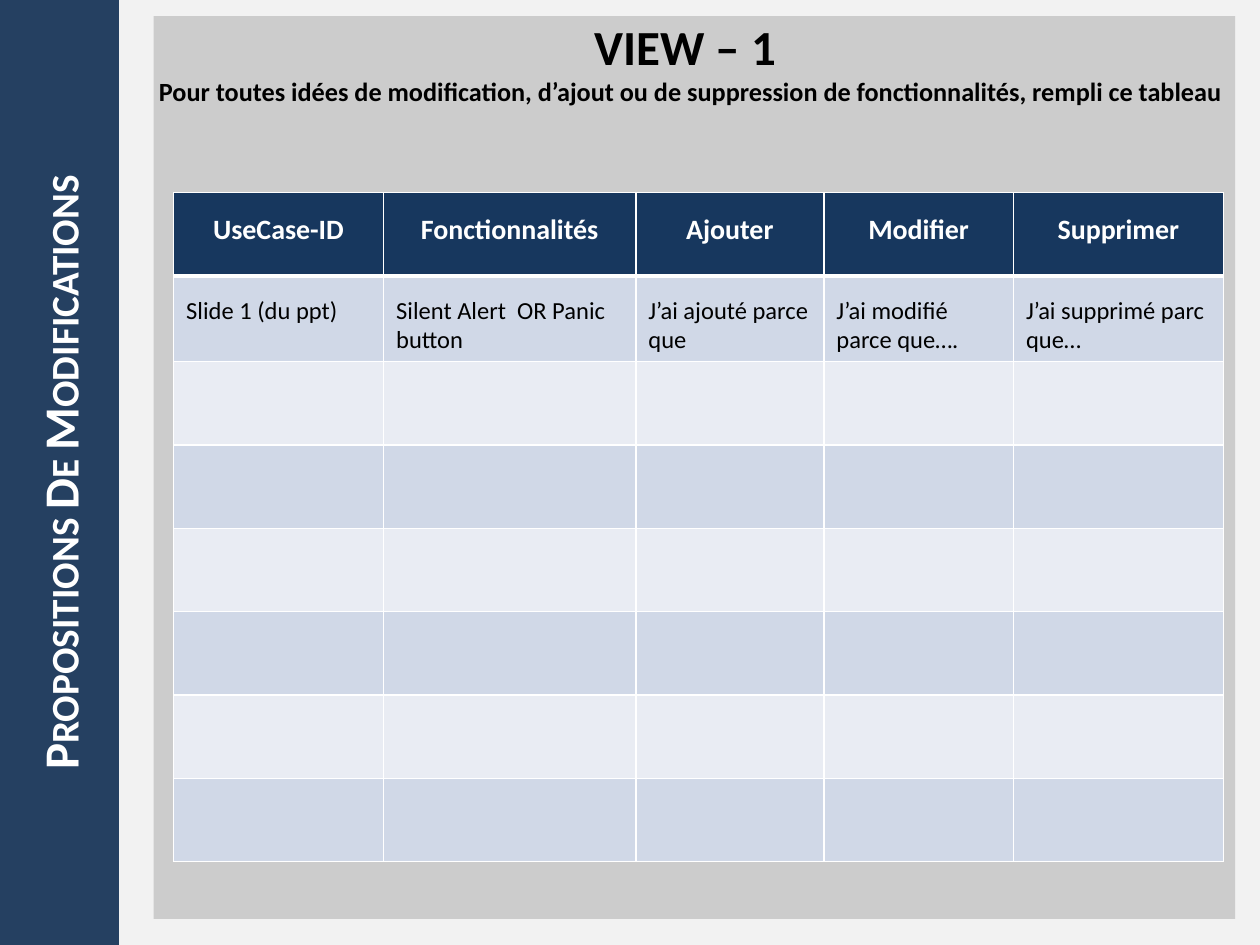
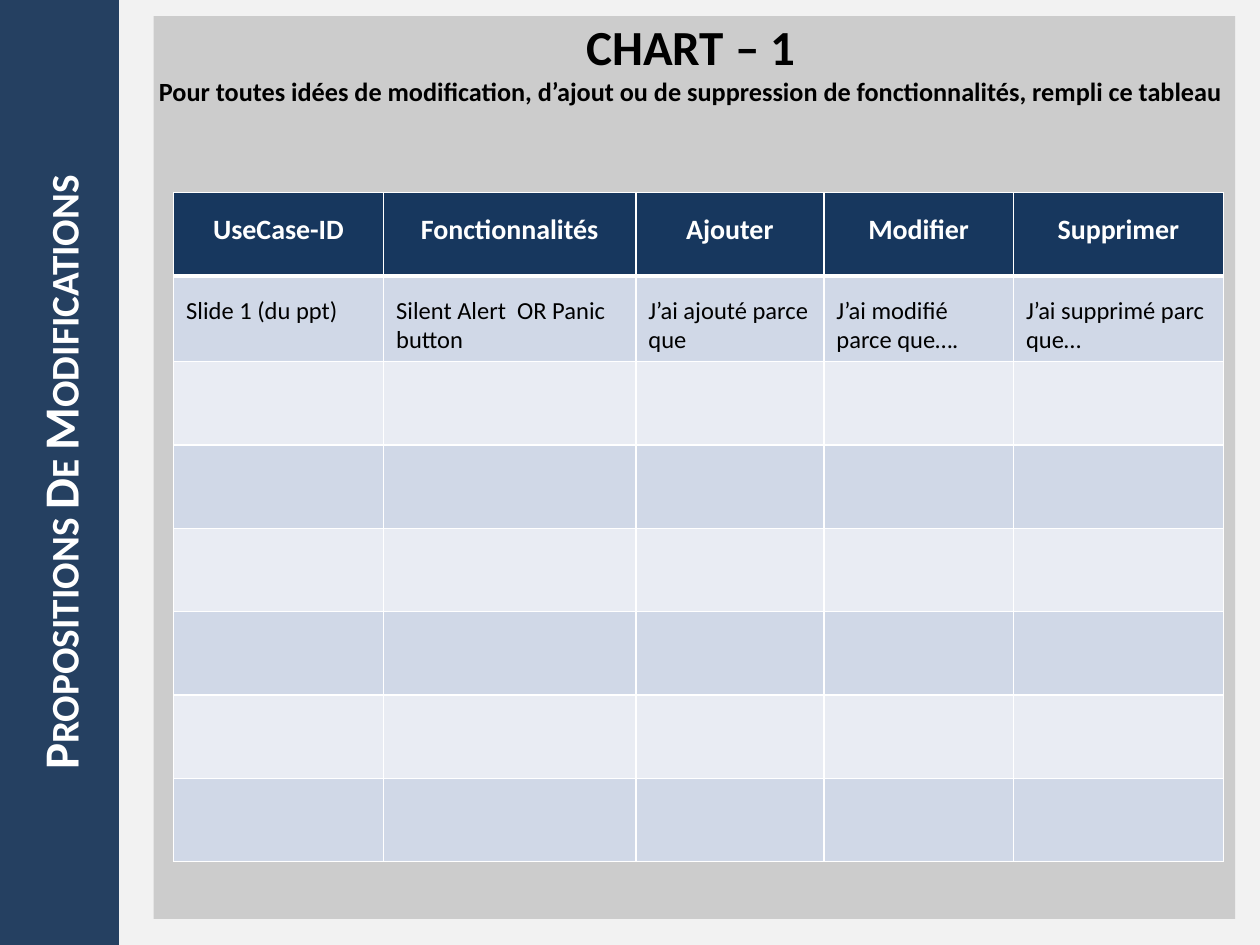
Before and after one commit to SadioD/guineaAlert, a slide deck: slide 9 of useCase_ppt.pptx (slide 7 before the commit). Drawn at 1260x945 pixels with LibreOffice and Linux fonts; fonts in the diff are those of the drawing. Boxes give left, top, right and bottom in pixels: in the first picture for what was removed or moved away, otherwise in the second. Text is boxed around its words. In the diff, an @@ line names an element or a change of style, - is before the commit and + after.

```diff
--- a/useCase_ppt.pptx
+++ b/useCase_ppt.pptx
@@ text in rectangle at bbox=[586, 33, 795, 66]: text changed @@
-VIEW – 1
+CHART – 1
```
Also in this commit, not shown: 1 other slide changed, 2 slides added, 1 other file.
